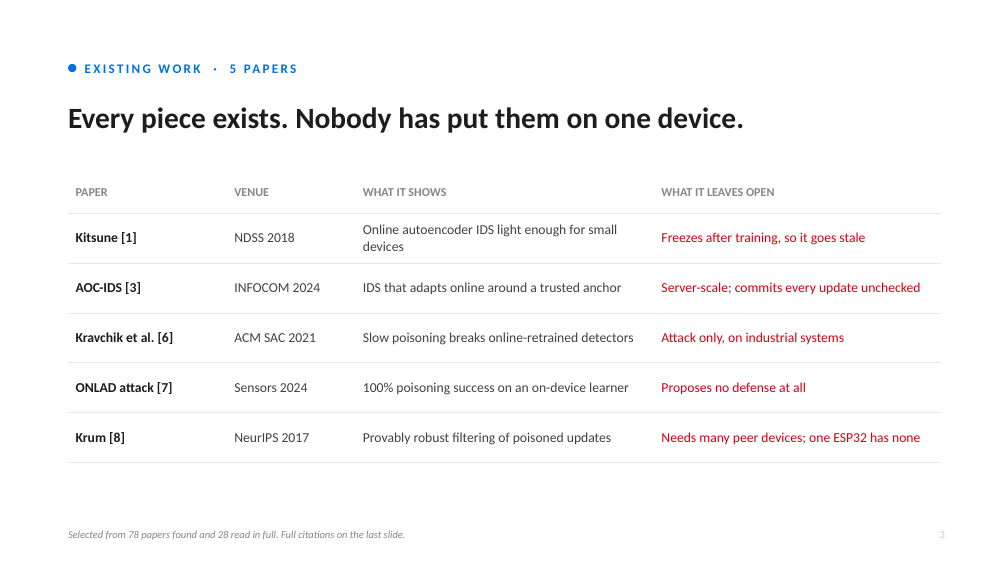
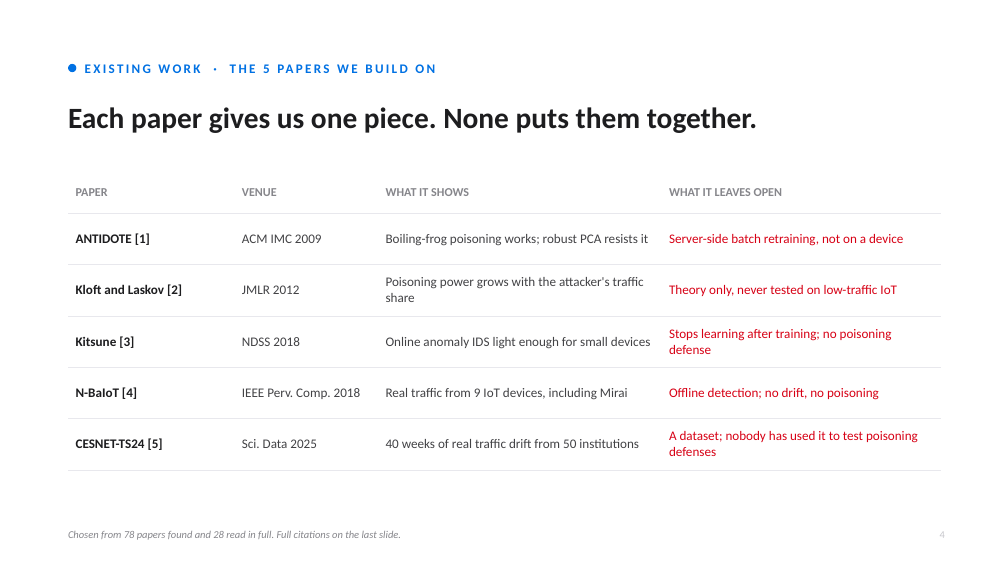
Before and after one commit to IOT-snu/brainstorming, a slide deck: slide 4 of CSD457_First_Presentation.pptx (slide 3 before the commit). Drawn at 1008x567 pixels with LibreOffice and Linux fonts; fonts in the diff are those of the drawing. Boxes give left, top, right and bottom in pixels: in the first picture for what was removed or moved away, otherwise in the second. Text is boxed around its words. In the diff, an @@ line names an element or a change of style, - is before the commit and + after.

```diff
--- a/CSD457_First_Presentation.pptx
+++ b/CSD457_First_Presentation.pptx
@@ text at box(68, 107, 757, 133): text changed @@
-Every piece exists. Nobody has put them on one device.
+Each paper gives us one piece. None puts them together.
@@ table at box(68, 181, 941, 460) @@
-row 2: Kitsune [1] | NDSS 2018 | Online autoencoder IDS light enough for small devices | Freezes after training, so it goes stale
+row 2: ANTIDOTE [1] | ACM IMC 2009 | Boiling-frog poisoning works; robust PCA resists it | Server-side batch retraining, not on a device
-row 3: AOC-IDS [3] | INFOCOM 2024 | IDS that adapts online around a trusted anchor | Server-scale; commits every update unchecked
+row 3: Kloft and Laskov [2] | JMLR 2012 | Poisoning power grows with the attacker's traffic share | Theory only, never tested on low-traffic IoT
-row 4: Kravchik et al. [6] | ACM SAC 2021 | Slow poisoning breaks online-retrained detectors | Attack only, on industrial systems
+row 4: Kitsune [3] | NDSS 2018 | Online anomaly IDS light enough for small devices | Stops learning after training; no poisoning defense
-row 5: ONLAD attack [7] | Sensors 2024 | 100% poisoning success on an on-device learner | Proposes no defense at all
+row 5: N-BaIoT [4] | IEEE Perv. Comp. 2018 | Real traffic from 9 IoT devices, including Mirai | Offline detection; no drift, no poisoning
-row 6: Krum [8] | NeurIPS 2017 | Provably robust filtering of poisoned updates | Needs many peer devices; one ESP32 has none
+row 6: CESNET-TS24 [5] | Sci. Data 2025 | 40 weeks of real traffic drift from 50 institutions | A dataset; nobody has used it to test poisoning defenses
@@ text at box(137, 277, 556, 540): text changed @@
-EXISTING WORK · 5 PAPERS
+EXISTING WORK · THE 5 PAPERS WE BUILD ON
@@ text at box(68, 531, 401, 539): text changed @@
-Selected from 78 papers found and 28 read in full. Full citations on the last slide.
+Chosen from 78 papers found and 28 read in full. Full citations on the last slide.
```
Also in this commit, not shown: 9 other slides changed, 1 slide added, 1 other file.
